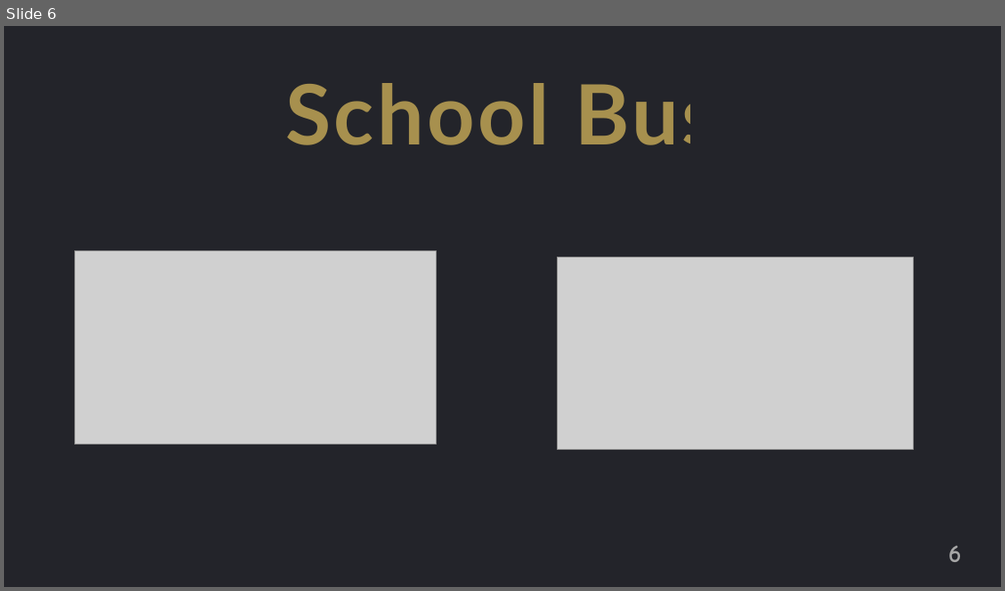
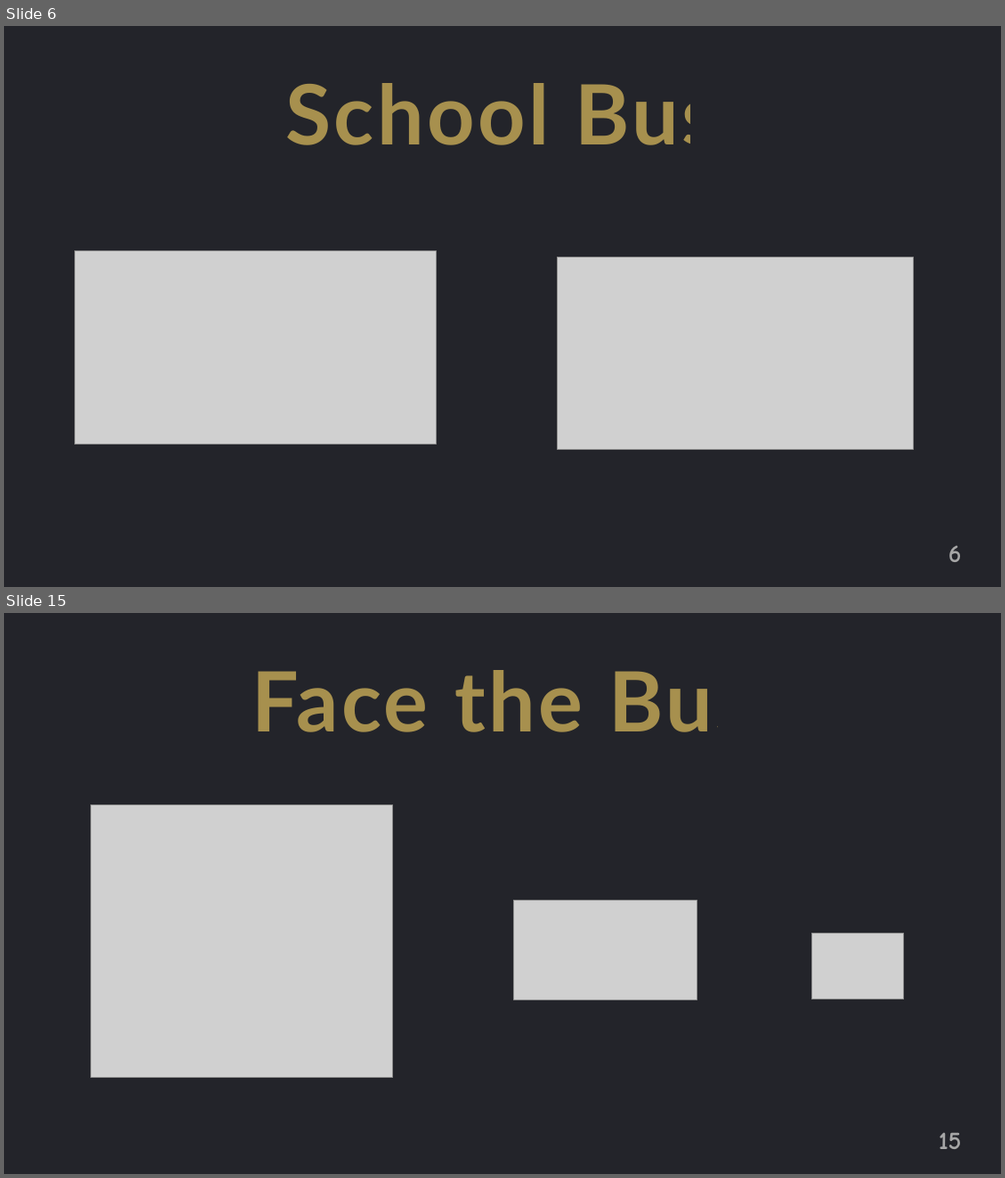
Before and after one commit to jguo108/My-Programming-Courses, a slide deck: Scratch for Newbies/Level1/Lesson 3 - Catch the School Bus/Notes/Notes.pptx. Shown one above the other, each under a label of ours: slide 6 before the commit, slides 6 and 15 after it; the slides between them are not shown. The pictures are 1005x591 and 1005x1178 pixels, drawn with LibreOffice and Linux fonts; fonts in the diff are those of the drawing; grey boxes stand for pictures. Boxes give left, top, right and bottom in pixels: in the first picture for what was removed or moved away, otherwise in the second. Text is boxed around its words. In the diff, an @@ line names an element or a change of style, - is before the commit and + after.

```diff
--- a/Scratch for Newbies/Level1/Lesson 3 - Catch the School Bus/Notes/Notes.pptx
+++ b/Scratch for Newbies/Level1/Lesson 3 - Catch the School Bus/Notes/Notes.pptx
@@ slide 15 added at (4,613,1001,1174), background #FFFFFF @@
@@ rectangle added at (4,613,1001,1174), fill #23242A @@
@@ text added at (251,670,752,732), 80 pt, text #FFD966 at 60% opacity, bold @@
+Face the Bus
@@ picture added at (90,805,393,1077) @@
@@ picture added at (514,900,697,999) @@
@@ picture added at (811,933,905,999) @@
@@ page number added at (938,1133,962,1149), 24 pt, text #A6A6A6, bold @@
+15
```
Also in this commit, not shown: 4 slides changed, 6 other slides added, 16 other files.
